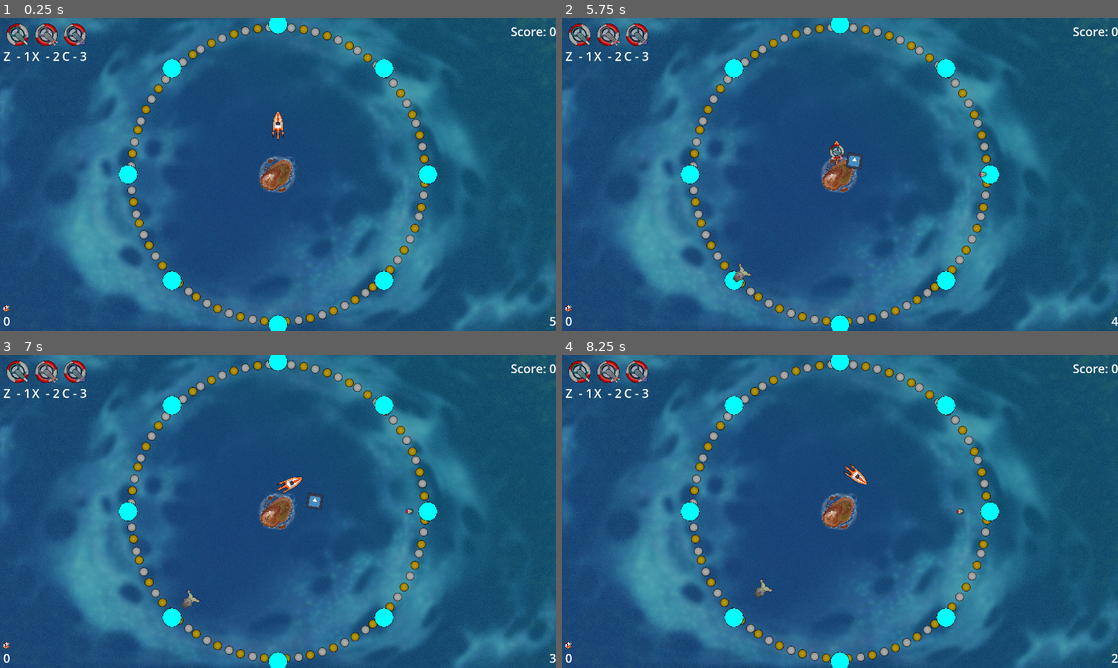
Above: before the commit, frames 1-4 (two rows, left to right).
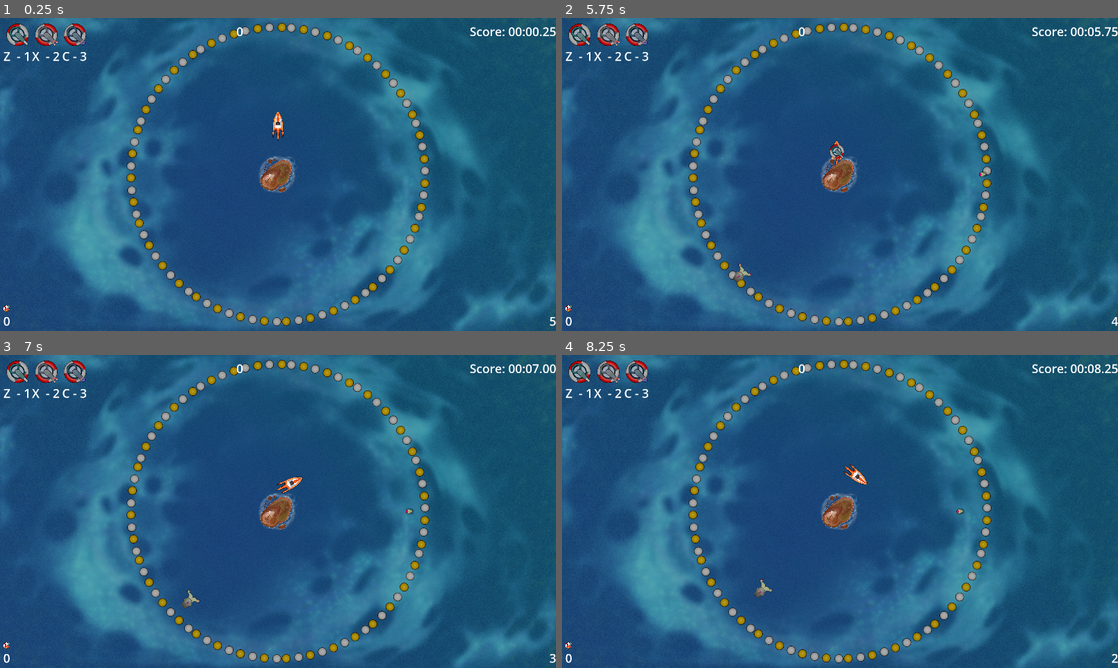
Above: after the commit, the same moments.

Repository: DarkerQueenSara/wave-defense
Game: Godot game, scene res://scenes/main_scene.tscn
The game is run twice, just before and just after one commit, with the same random seed, the same clock (stepped at 60 frames per second) and the same inputs. The engine's default icon, where the game draws it, is replaced by a stand-in: a white triangle on a blue panel in a dark square.
Inputs:
- Up to frame 1 (0.25 s): no input
- Up to frame 2 (5.75 s): hold Right (right) 0.53-1.28 s; tap one key every 0.75 s from 0.6 s: X (towerMagnet) Z (towerNormal) C (towerRepel) X (towerMagnet) Z (towerNormal) C (towerRepel) X (towerMagnet); hold Down (down) 1.28-2.03 s; hold Right (right) 2.03-2.78 s; hold Up (up) 2.78-3.53 s; hold A (left) 3.53-5.03 s; hold Down (down) from 5.03 s (still down)
- Up to frame 3 (7 s): release Down (down) at 5.78 s; hold Right (right) 5.78-6.53 s; tap Z (towerNormal) at 5.85 s; hold Up (up) from 6.53 s (still down); tap C (towerRepel) at 6.6 s
- Up to frame 4 (8.25 s): release Up (up) at 7.28 s; hold Right (right) 7.28-8.03 s; tap X (towerMagnet) at 7.35 s; hold Down (down) from 8.03 s (still down); tap Z (towerNormal) at 8.1 s

The runs differ from the first frame. In frame 1, 1.5% of the frame differs, in the area x 21-100%, y 0-100%; in frame 2, 1.7%; in frame 3, 1.7%; in frame 4, 1.5%.

Commit message:
Fixed HUD AND ISLAND

Diff:
--- a/scenes/hud.tscn
+++ b/scenes/hud.tscn
@@ -93,6 +93,15 @@
 horizontal_alignment = 1
 vertical_alignment = 1
 
+[node name="Island" type="Label" parent="MarginContainer/HBoxContainer"]
+layout_mode = 2
+size_flags_horizontal = 2
+size_flags_vertical = 0
+theme_override_font_sizes/font_size = 50
+text = "Island: 50"
+horizontal_alignment = 1
+vertical_alignment = 1
+
 [node name="TimeSurvived" type="Label" parent="MarginContainer/HBoxContainer"]
 layout_mode = 2
 size_flags_horizontal = 4
--- a/scenes/island_area.tscn
+++ b/scenes/island_area.tscn
@@ -3,7 +3,7 @@
 [ext_resource type="Script" path="res://scripts/island.gd" id="1_phqgd"]
 
 [sub_resource type="RectangleShape2D" id="RectangleShape2D_jfgva"]
-size = Vector2(288, 292)
+size = Vector2(307, 298)
 
 [node name="IslandArea" type="Area2D"]
 collision_layer = 0
--- a/scenes/main_scene.tscn
+++ b/scenes/main_scene.tscn
@@ -6,9 +6,10 @@
 [ext_resource type="PackedScene" uid="uid://bcdknyqdtg00g" path="res://scenes/enemies/normal_enemy.tscn" id="2_ypghi"]
 [ext_resource type="PackedScene" uid="uid://qp5t131wopr4" path="res://scenes/enemies/fast_enemy.tscn" id="3_6ibv2"]
 [ext_resource type="PackedScene" uid="uid://dy5ntwxdt68ld" path="res://scenes/enemies/slow_enemy.tscn" id="4_6klbo"]
-[ext_resource type="PackedScene" uid="uid://brdjr7mn07rd" path="res://scenes/player.tscn" id="4_uuxnm"]
+[ext_resource type="PackedScene" uid="uid://dgby8l02jp44x" path="res://scenes/player.tscn" id="4_uuxnm"]
 [ext_resource type="PackedScene" uid="uid://nof136r48xpt" path="res://scenes/wave.tscn" id="5_pfcyh"]
 [ext_resource type="PackedScene" uid="uid://bpi0nlatfssl2" path="res://scenes/island.tscn" id="9_b4r0s"]
+[ext_resource type="PackedScene" uid="uid://b7e0xqbsresa5" path="res://scenes/island_area.tscn" id="10_e4xhl"]
 [ext_resource type="PackedScene" uid="uid://ucvx01dqsgu0" path="res://scenes/hud.tscn" id="10_pm0vu"]
 
 [node name="MainScene" type="Node2D"]
@@ -46,6 +47,7 @@
 position = Vector2(0, 540)
 
 [node name="Sprite2D" type="Sprite2D" parent="SpawnPointHolder/SpawnPoint1"]
+visible = false
 modulate = Color(0, 1, 1, 1)
 scale = Vector2(0.1, 0.1)
 texture = ExtResource("1_wl7kx")
@@ -54,6 +56,7 @@
 position = Vector2(0, -540)
 
 [node name="Sprite2D" type="Sprite2D" parent="SpawnPointHolder/SpawnPoint2"]
+visible = false
 modulate = Color(0, 1, 1, 1)
 scale = Vector2(0.1, 0.1)
 texture = ExtResource("1_wl7kx")
@@ -62,6 +65,7 @@
 position = Vector2(540, 0)
 
 [node name="Sprite2D" type="Sprite2D" parent="SpawnPointHolder/SpawnPoint3"]
+visible = false
 modulate = Color(0, 1, 1, 1)
 scale = Vector2(0.1, 0.1)
 texture = ExtResource("1_wl7kx")
@@ -70,6 +74,7 @@
 position = Vector2(-540, 0)
 
 [node name="Sprite2D" type="Sprite2D" parent="SpawnPointHolder/SpawnPoint4"]
+visible = false
 modulate = Color(0, 1, 1, 1)
 scale = Vector2(0.1, 0.1)
 texture = ExtResource("1_wl7kx")
@@ -78,6 +83,7 @@
 position = Vector2(-382, -382)
 
 [node name="Sprite2D" type="Sprite2D" parent="SpawnPointHolder/SpawnPoint5"]
+visible = false
 modulate = Color(0, 1, 1, 1)
 scale = Vector2(0.1, 0.1)
 texture = ExtResource("1_wl7kx")
@@ -86,6 +92,7 @@
 position = Vector2(382, -382)
 
 [node name="Sprite2D" type="Sprite2D" parent="SpawnPointHolder/SpawnPoint6"]
+visible = false
 modulate = Color(0, 1, 1, 1)
 scale = Vector2(0.1, 0.1)
 texture = ExtResource("1_wl7kx")
@@ -94,6 +101,7 @@
 position = Vector2(382, 382)
 
 [node name="Sprite2D" type="Sprite2D" parent="SpawnPointHolder/SpawnPoint7"]
+visible = false
 modulate = Color(0, 1, 1, 1)
 scale = Vector2(0.1, 0.1)
 texture = ExtResource("1_wl7kx")
@@ -102,6 +110,7 @@
 position = Vector2(-382, 382)
 
 [node name="Sprite2D" type="Sprite2D" parent="SpawnPointHolder/SpawnPoint8"]
+visible = false
 modulate = Color(0, 1, 1, 1)
 scale = Vector2(0.1, 0.1)
 texture = ExtResource("1_wl7kx")
@@ -109,6 +118,11 @@
 [node name="WaveSpawner" type="Node2D" parent="."]
 
 [node name="Island" parent="." instance=ExtResource("9_b4r0s")]
+
+[node name="IslandArea" parent="Island" instance=ExtResource("10_e4xhl")]
+
+[node name="CollisionShape2D" parent="Island/IslandArea" index="0"]
+position = Vector2(-9.5, 3)
 
 [node name="HUD" parent="." instance=ExtResource("10_pm0vu")]
 offset_left = -2301.0
@@ -120,4 +134,5 @@
 [connection signal="timeout" from="EnemyWaveTimer" to="SpawnPointHolder" method="_on_wave_timer_timeout"]
 [connection signal="timeout" from="WaterWaveTimer" to="SpawnPointHolder" method="_on_water_wave_timer_timeout"]
 
+[editable path="Island/IslandArea"]
 [editable path="HUD"]
--- a/scripts/hud.gd
+++ b/scripts/hud.gd
@@ -1,7 +1,15 @@
 extends Control
+
+func seconds2mmss(total_seconds: float) -> String:
+	#total_seconds = 12345
+	var seconds:float = fmod(total_seconds , 60.0)
+	var minutes:int   =  int(total_seconds / 60.0) % 60
+	var mmss_string:String = "%02d:%05.2f" % [minutes, seconds]
+	return mmss_string
 
 # Called every frame. 'delta' is the elapsed time since the previous frame.
 func _process(delta: float) -> void:
-	$MarginContainer/HBoxContainer/TimeSurvived.text = "Score: " + str(Global.score);
+	$MarginContainer/HBoxContainer/TimeSurvived.text = "Score: " + str(seconds2mmss(Global.score));
 	$MarginContainer/HBoxContainer2/TimeToNextWave.text = str(round($"../EnemyWaveTimer".time_left));
 	$MarginContainer/HBoxContainer2/VBoxContainer/Resources.text = str($"../Player".amount);
+	$MarginContainer/HBoxContainer/Island.text = str($"../Island/IslandArea".curHealth);
--- a/scripts/spawn_point_holder.gd
+++ b/scripts/spawn_point_holder.gd
@@ -12,6 +12,9 @@
 var currentWave: int = 0;
 
 var rng = RandomNumberGenerator.new()
+
+func _process(delta: float) -> void:
+	Global.score += delta;
 
 # Called when the node enters the scene tree for the first time.
 func _ready() -> void:
@@ -32,8 +35,8 @@
 		var index = rng.randi_range(0,7);
 		var randomEnemy = getRandomEnemy();
 		var spawnedEnemy = randomEnemy.instantiate();
+		spawnedEnemy.global_position = spawnPoints[index].global_position;
 		get_parent().add_child(spawnedEnemy);
-		spawnedEnemy.global_position = spawnPoints[index].global_position;
 		spawnedEnemy.look_at(Vector2(0, 0));
 		spawnedEnemy.spawnPointPos = spawnPoints[index].global_position;
 
Not shown: 1 places in scenes/main_scene.tscn that only renumber resources
